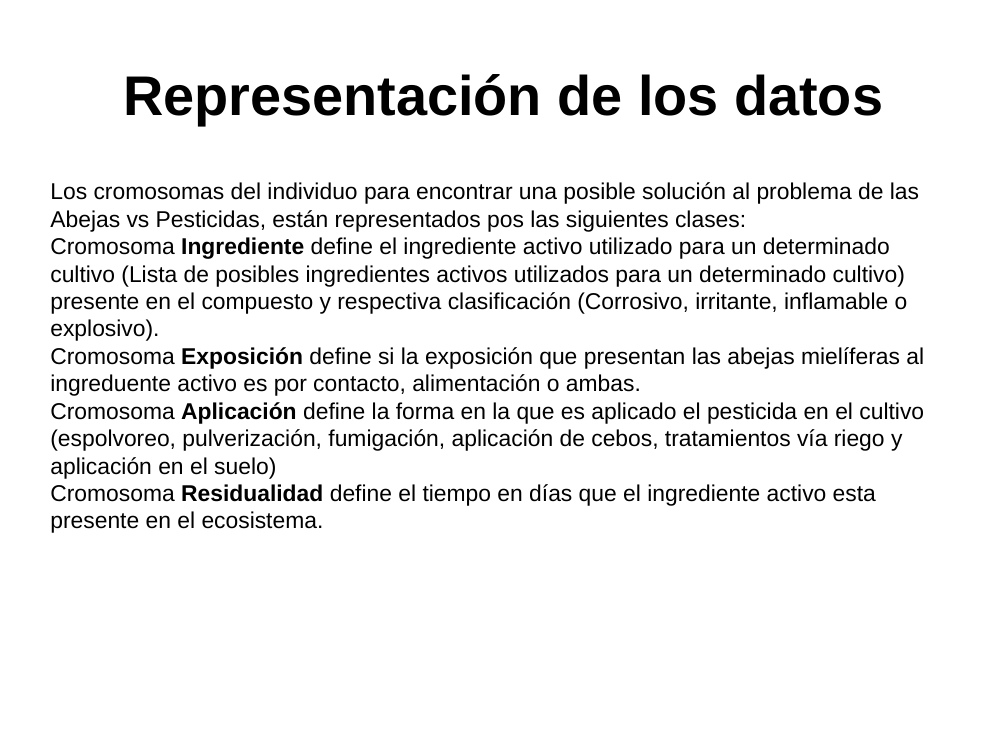
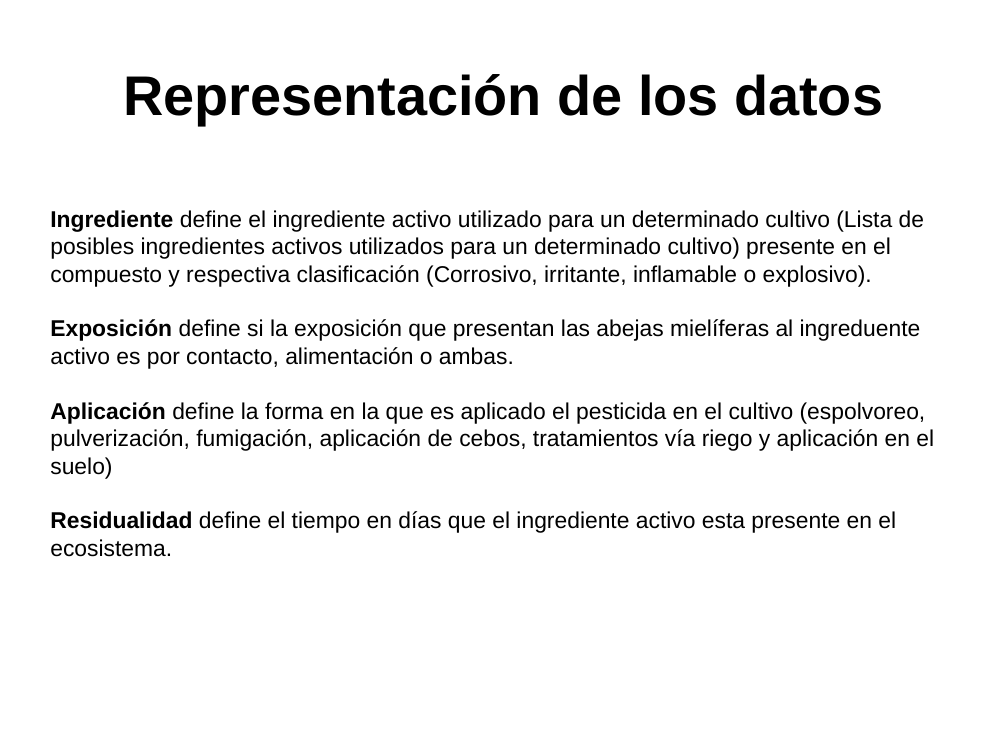
Before and after one commit to jaidenmeiden/tia, a slide deck: slide 4 of ProjectBees/Presentacion.pptx. Drawn at 1008x756 pixels with LibreOffice and Linux fonts; fonts in the diff are those of the drawing; background and template pictures are left out. Boxes give left, top, right and bottom in pixels: in the first picture for what was removed or moved away, otherwise in the second. Text is boxed around its words. In the diff, an @@ line names an element or a change of style, - is before the commit and + after.

```diff
--- a/ProjectBees/Presentacion.pptx
+++ b/ProjectBees/Presentacion.pptx
@@ text at (x1=50, y1=210, x2=934, y2=557): text changed @@
-Los cromosomas del individuo para encontrar una posible solución al problema de las Abejas vs Pesticidas, están representados pos las siguientes clases:
-Cromosoma Ingrediente define el ingrediente activo utilizado para un determinado cultivo (Lista de posibles ingredientes activos utilizados para un determinado cultivo) presente en el compuesto y respectiva clasificación (Corrosivo, irritante, inflamable o explosivo).
-Cromosoma Exposición define si la exposición que presentan las abejas mielíferas al ingreduente activo es por contacto, alimentación o ambas.
-Cromosoma Aplicación define la forma en la que es aplicado el pesticida en el cultivo (espolvoreo, pulverización, fumigación, aplicación de cebos, tratamientos vía riego y aplicación en el suelo)
-Cromosoma Residualidad define el tiempo en días que el ingrediente activo esta presente en el ecosistema.
+Ingrediente define el ingrediente activo utilizado para un determinado cultivo (Lista de posibles ingredientes activos utilizados para un determinado cultivo) presente en el compuesto y respectiva clasificación (Corrosivo, irritante, inflamable o explosivo).
+Exposición define si la exposición que presentan las abejas mielíferas al ingreduente activo es por contacto, alimentación o ambas.
+Aplicación define la forma en la que es aplicado el pesticida en el cultivo (espolvoreo, pulverización, fumigación, aplicación de cebos, tratamientos vía riego y aplicación en el suelo)
+Residualidad define el tiempo en días que el ingrediente activo esta presente en el ecosistema.
```
Also in this commit, not shown: 1 other slide changed, 3 other files.
